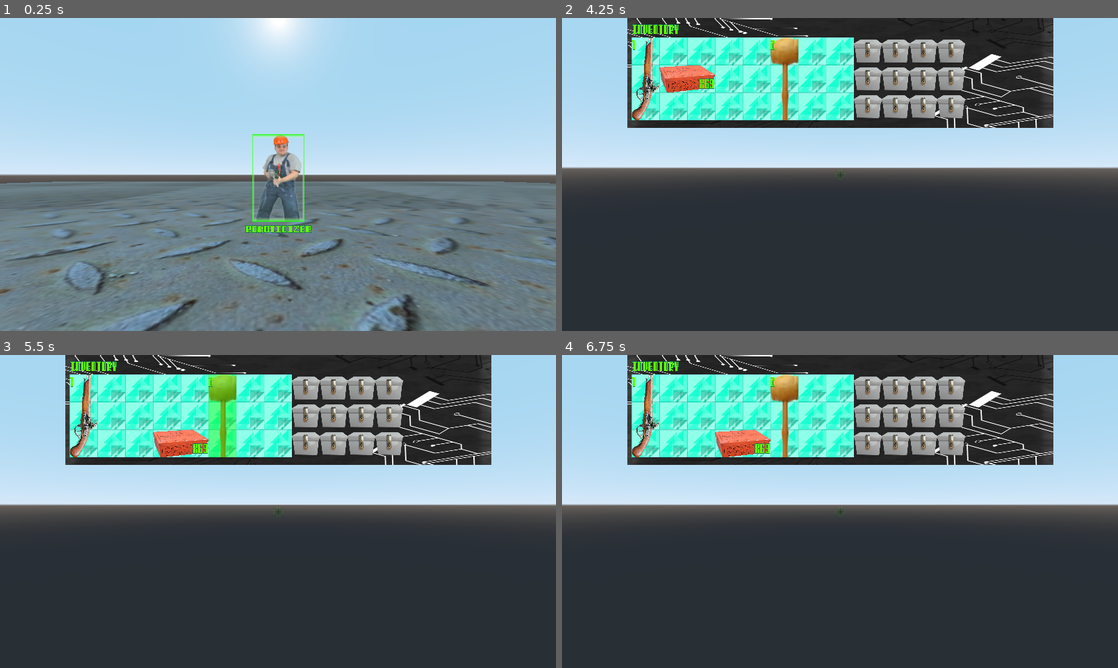
Above: before the commit, frames 1-4 (two rows, left to right).
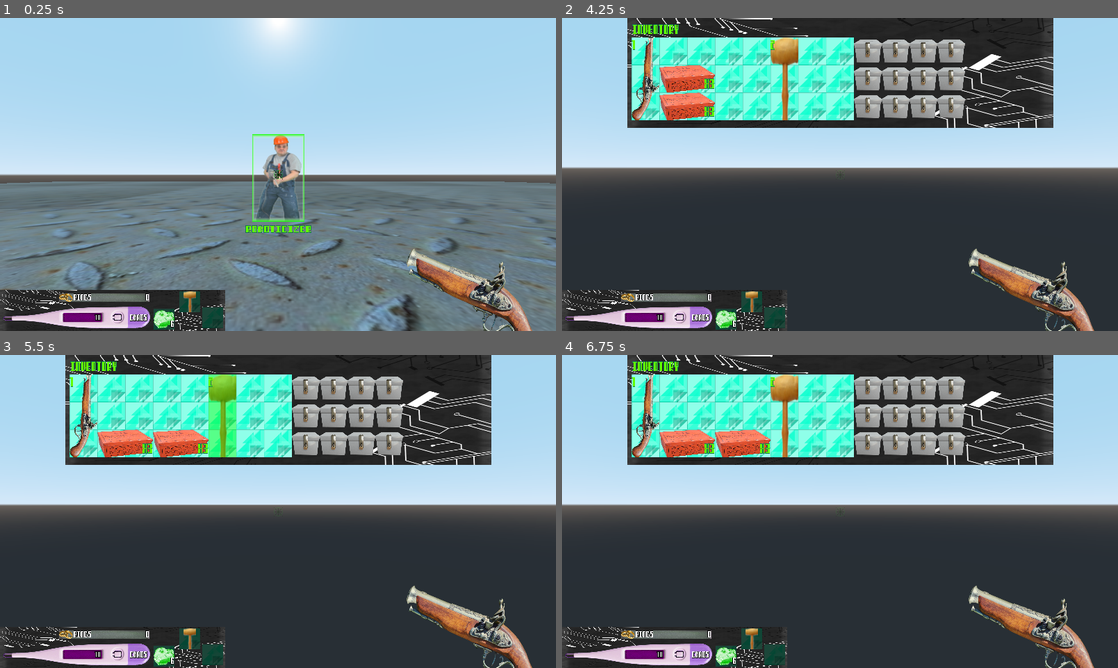
Above: after the commit, the same moments.

Repository: HauntedBees/Out-of-Stock-Jam
Game: Godot game, scene res://Testbench.tscn
Same seed, same stepped clock (60 frames per second), same inputs: the game is played once before the commit and once after it.
Inputs (mouse positions are in pixels of both pictures, inside the frame that each line leads up to):
- Up to frame 1 (0.25 s): no input
- Up to frame 2 (4.25 s): move the mouse to (867, 174) at 0.52 s; hold W (move_forward) from 0.53 s (still down); click (867, 174) at 0.6 s; move the mouse to (812, 174) at 1.27 s; click (812, 174) at 1.35 s; move the mouse to (851, 168) at 2.02 s; click (851, 168) at 2.1 s; move the mouse to (834, 180) at 2.77 s; click (834, 180) at 2.85 s; tap Enter at 3.5 s; move the mouse to (878, 177) at 3.52 s; click (878, 177) at 3.6 s; tap Tab (toggle_inventory) at 4.15 s
- Up to frame 3 (5.5 s): release W (move_forward) at 4.25 s; drag from (122, 414) to (194, 433) at 4.27 s; move the mouse to (222, 414) at 5.02 s; hold S (move_backward) from 5.03 s (still down); click (222, 414) at 5.1 s
- Up to frame 4 (6.75 s): release S (move_backward) at 5.75 s; tap Space at 5.75 s; drag from (673, 386) to (728, 527) at 5.77 s; move the mouse to (962, 495) at 6.52 s; hold W (move_forward) from 6.53 s (still down); click (962, 495) at 6.6 s

The runs differ from the first frame. In frame 1, 7.3% of the frame differs, in the area x 0-96%, y 48-100%; in frame 2, 5.1%; in frame 3, 5.1%; in frame 4, 5.1%.

Commit message:
HUD, item stacking, weapon switching

Diff:
--- a/Game/Entities/Item.gd
+++ b/Game/Entities/Item.gd
@@ -7,12 +7,12 @@
 var size:Vector2
 var amount:int
 var position:Vector2
-var rotate:bool
 var stackable:bool
 var equippable:bool
+var uses_ammo:bool
 
 func _init(type:String, texture:String, size:Vector2, position := Vector2.ZERO, amount := 1,
-			rotate := false, stackable := true, equippable := false):
+			stackable := true, equippable := false, uses_ammo := true):
 	var rng := RandomNumberGenerator.new()
 	rng.randomize()
 	id = rng.randi_range(1, 10000)
@@ -21,9 +21,9 @@
 	self.size = size
 	self.amount = amount
 	self.position = position
-	self.rotate = rotate
 	self.stackable = stackable
 	self.equippable = equippable
+	self.uses_ammo = uses_ammo
 
 func equip_index() -> int:
 	var item_positions := []
@@ -39,8 +39,9 @@
 	if a.x == b.x: return a.y < b.y
 	else: return a.x < b.x
 
-func overlaps_item(i:Item, new_position:Vector2 = Vector2(-1, -1)) -> bool:
+func overlaps_item(i:Item, new_position:Vector2 = Vector2(-1, -1), alert_on_overlap := false) -> bool:
 	if i.id == id: return false
+	if i.type == type && stackable && !alert_on_overlap: return false
 	var p := i.position if new_position.x < 0 else new_position
 	for dx in size.x:
 		for dy in size.y:
--- a/Game/Entities/PlayerInfo.gd
+++ b/Game/Entities/PlayerInfo.gd
@@ -5,13 +5,38 @@
 const INV_WIDTH := 12
 const INV_HEIGHT := 3
 
-var inv_is_dragging := false
+var rings := 0
+var chaos_energy := 10
+var max_chaos_energy := 10
+var emerald_shards := 6
 
 var drag_to_move := true
 var inventory_rows := 8
 
+var inv_is_dragging := false
+
 var inventory := [
-	Item.new("PistolAmmo", "Weapons/PistolAmmo.png", Vector2(2, 1), Vector2(1, 1), 69),
-	Item.new("Hammer", "Weapons/Hammer.png", Vector2(1, 3), Vector2(5, 0), 1, false, false, true),
-	Item.new("Pistol", "Weapons/Pistol.png", Vector2(1, 3), Vector2(0, 0), 1, true, false, true)
+	Item.new("PistolAmmo", "Weapons/PistolAmmo.png", Vector2(2, 1), Vector2(1, 1), 3),
+	Item.new("PistolAmmo", "Weapons/PistolAmmo.png", Vector2(2, 1), Vector2(1, 2), 3),
+	Item.new("Hammer", "Weapons/Hammer.png", Vector2(1, 3), Vector2(5, 0), 1, false, true, false),
+	Item.new("Pistol", "Weapons/Pistol.png", Vector2(1, 3), Vector2(0, 0), 1, false, true)
 ]
+var current_weapon:Item = inventory[2]
+
+func get_ammo(type := "") -> int:
+	if type == "": type = current_weapon.type
+	var amount := 0
+	for i in inventory:
+		if i.type == ("%sAmmo" % type): amount += i.amount
+	return amount
+
+func reduce_ammo(type := ""):
+	if type == "": type = current_weapon.type
+	for i in inventory.size():
+		var item:Item = inventory[i]
+		if item.type != ("%sAmmo" % type): continue
+		item.amount -= 1
+		if item.amount <= 0:
+			inventory.remove(i)
+		get_tree().call_group("equip_monitor", "update_ammo")
+		return
--- /dev/null
+++ b/Game/HUD/BWTheme.tres
@@ -0,0 +1,16 @@
+[gd_resource type="Theme" load_steps=4 format=2]
+
+[ext_resource path="res://Assets/Computer Speak v0.3.ttf" type="DynamicFontData" id=1]
+
+[sub_resource type="DynamicFont" id=1]
+size = 28
+outline_size = 2
+outline_color = Color( 0, 0, 0, 1 )
+font_data = ExtResource( 1 )
+
+[sub_resource type="DynamicFont" id=2]
+font_data = ExtResource( 1 )
+
+[resource]
+default_font = SubResource( 2 )
+Label/fonts/font = SubResource( 1 )
--- a/Game/HUD/Inventory.gd
+++ b/Game/HUD/Inventory.gd
@@ -14,19 +14,32 @@
 			var xy:TextureRect = ref_tile.duplicate()
 			xy.rect_position = PlayerInfo.INV_OFFSET + PlayerInfo.INV_DELTA * Vector2(x, y)
 			add_child(xy)
+	_draw_items()
+
+func _draw_items():
 	for i in PlayerInfo.inventory:
 		var ii:InventoryItem = item.instance()
 		ii.rect_position = PlayerInfo.INV_OFFSET + PlayerInfo.INV_DELTA * i["position"]
 		ii.connect("equip_position_changed", self, "_refresh_equip_positions")
+		ii.connect("remove_item", self, "_remove_item", [i])
 		ii.set_item(i)
 		items.append(ii)
 		add_child(ii)
+
+func _remove_item(i:Item):
+	PlayerInfo.inventory.erase(i)
+	refresh_items()
+
+func refresh_items():
+	for ii in items: remove_child(ii)
+	items = []
+	_draw_items()
 
 func _refresh_equip_positions():
 	for i in items:
 		i.set_equip_order()
 
-func get_equipment(idx:int) -> String:
+func get_equipment(idx:int) -> Item:
 	for i in items:
-		if i.equip_order == idx: return i.info.type
-	return ""
+		if i.equip_order == idx: return i.info
+	return null
--- a/Game/HUD/InventoryItem.gd
+++ b/Game/HUD/InventoryItem.gd
@@ -2,6 +2,7 @@
 extends Control
 
 signal equip_position_changed()
+signal remove_item()
 
 const CAN_MOVE := Color(0, 1, 0, 0.5)
 const CANT_MOVE := Color(1, 0, 0, 0.5)
@@ -21,9 +22,6 @@
 func set_item(i:Item): info = i
 func _ready():
 	rect_size = 96 * info.size
-	if info.rotate:
-		rect_size = Vector2(rect_size.y, rect_size.x)
-		for f in [item, movehighlight, highlight, shadow]: f.rect_rotation = 90
 	item.rect_size = rect_size
 	shadow.rect_size = rect_size
 	item.texture = load("res://Textures/%s" % info.texture)
@@ -61,6 +59,11 @@
 	shadow.visible = false
 	movehighlight.visible = false
 	if _is_valid_move_location():
+		if info.stackable:
+			var potential_merge := _get_potential_stack()
+			if potential_merge != null:
+				_merge_items(potential_merge)
+				return
 		info.position = _get_shifted_location()
 		rect_position = PlayerInfo.INV_OFFSET + PlayerInfo.INV_DELTA * info.position
 	shadow.rect_position = Vector2.ZERO
@@ -86,6 +89,16 @@
 		if i.overlaps_item(info, current_position): return false
 	return true
 
+func _get_potential_stack() -> Item:
+	var current_position := _get_shifted_location()
+	for i in PlayerInfo.inventory:
+		if i.overlaps_item(info, current_position, true): return i
+	return null
+
+func _merge_items(target:Item):
+	target.amount += info.amount
+	emit_signal("remove_item")
+
 func _get_shifted_location() -> Vector2:
 	return ((rect_position + shadow.rect_position - PlayerInfo.INV_OFFSET) / PlayerInfo.INV_DELTA).round()
 
--- a/Game/Player.gd
+++ b/Game/Player.gd
@@ -9,10 +9,12 @@
 var velocity := Vector3()
 var direction := Vector3()
 
+onready var player_stats := $HUD/LeftHUD
 onready var inventory := $HUD/Inventory
 onready var weapon:Weapon = $HUD/Weapon
 onready var vision:Spatial = $Vision
 onready var camera:Camera = $Vision/Camera
+onready var crosshair:TextureRect = $HUD/Crosshair
 var MOUSE_SENSITIVITY := -0.15
 
 var in_inventory := false
@@ -32,10 +34,15 @@
 	var from := camera.project_ray_origin(center)
 	var to := from + camera.project_ray_normal(center) * 100.0
 	var res := get_viewport().world.direct_space_state.intersect_ray(from, to)
-	if !res.has("collider"): return
-	var body: PhysicsBody = res["collider"]
-	if !(body is Entity):  return
-	(body as Entity).show_highlight()
+	if res.has("collider"):
+		var body:PhysicsBody = res["collider"]
+		if body is Entity:
+			(body as Entity).show_highlight()
+			var dist := (body.transform.origin - transform.origin).length()
+			if dist <= weapon.attack_range:
+				crosshair.modulate.a = 1
+				return
+	else: crosshair.modulate.a = 0.25
 
 func _handle_input():
 	var movement := Vector2()
@@ -73,6 +80,7 @@
 		pass
 	if event.is_action_pressed("toggle_inventory"):
 		in_inventory = !in_inventory
+		if in_inventory: inventory.refresh_items()
 		inventory.visible = in_inventory
 		Input.set_mouse_mode(Input.MOUSE_MODE_VISIBLE if in_inventory else Input.MOUSE_MODE_CAPTURED)
 	_handle_equip_switch(event)
@@ -87,6 +95,7 @@
 func _handle_equip_switch(event:InputEvent):
 	for i in range(0, 10):
 		if !event.is_action_pressed("equip%s" % i): continue
-		var item:String = inventory.get_equipment(i)
-		if item == "": return
-		weapon.set_weapon(item)
+		var item:Item = inventory.get_equipment(i)
+		if item == null: return
+		PlayerInfo.current_weapon = item
+		get_tree().call_group("equip_monitor", "update_weapon")
--- a/Game/Player.tscn
+++ b/Game/Player.tscn
@@ -1,9 +1,18 @@
-[gd_scene load_steps=8 format=2]
+[gd_scene load_steps=17 format=2]
 
 [ext_resource path="res://Player.gd" type="Script" id=1]
-[ext_resource path="res://Weapons/Weapon.tscn" type="PackedScene" id=2]
+[ext_resource path="res://Textures/Weapons/Hammer.png" type="Texture" id=2]
 [ext_resource path="res://Textures/HUD/crosshair.png" type="Texture" id=3]
+[ext_resource path="res://Textures/HUD/Inventory.jpg" type="Texture" id=4]
 [ext_resource path="res://HUD/Inventory.tscn" type="PackedScene" id=5]
+[ext_resource path="res://Textures/HUD/Chaos.png" type="Texture" id=6]
+[ext_resource path="res://Textures/HUD/Rings.png" type="Texture" id=7]
+[ext_resource path="res://HUD/BWTheme.tres" type="Theme" id=8]
+[ext_resource path="res://Textures/HUD/Progress.png" type="Texture" id=9]
+[ext_resource path="res://Textures/HUD/InventorySlot.png" type="Texture" id=10]
+[ext_resource path="res://Textures/HUD/EmeraldShard.png" type="Texture" id=11]
+[ext_resource path="res://PlayerStatsHUD.gd" type="Script" id=12]
+[ext_resource path="res://Weapons/Weapon.tscn" type="PackedScene" id=13]
 
 [sub_resource type="CapsuleShape" id=1]
 radius = 0.560811
@@ -38,7 +47,7 @@
 }
 
 [node name="Crosshair" type="TextureRect" parent="HUD"]
-modulate = Color( 1, 1, 1, 0.45098 )
+modulate = Color( 1, 1, 1, 0.501961 )
 anchor_left = 0.5
 anchor_top = 0.5
 anchor_right = 0.5
@@ -54,10 +63,213 @@
 "_edit_use_anchors_": false
 }
 
-[node name="Weapon" parent="HUD" instance=ExtResource( 2 )]
+[node name="Weapon" parent="HUD" groups=["equip_monitor"] instance=ExtResource( 13 )]
 
 [node name="Inventory" parent="HUD" instance=ExtResource( 5 )]
 visible = false
+
+[node name="LeftHUD" type="TextureRect" parent="HUD" groups=["equip_monitor"]]
+anchor_top = 1.0
+anchor_bottom = 1.0
+margin_top = -176.0
+margin_right = 1036.0
+margin_bottom = 12.0
+rect_scale = Vector2( 0.75, 0.75 )
+rect_pivot_offset = Vector2( 0, 141 )
+texture = ExtResource( 4 )
+expand = true
+script = ExtResource( 12 )
+__meta__ = {
+"_edit_use_anchors_": false
+}
+
+[node name="HealthChaos" type="TextureRect" parent="HUD/LeftHUD"]
+margin_left = 13.3333
+margin_top = 75.6666
+margin_right = 689.333
+margin_bottom = 175.667
+texture = ExtResource( 6 )
+__meta__ = {
+"_edit_use_anchors_": false
+}
+
+[node name="ChaosLabel" type="Label" parent="HUD/LeftHUD/HealthChaos"]
+margin_left = 572.0
+margin_top = 14.0
+margin_right = 676.0
+margin_bottom = 89.0
+theme = ExtResource( 8 )
+text = "CHAOS"
+align = 1
+valign = 1
+__meta__ = {
+"_edit_use_anchors_": false
+}
+
+[node name="ChaosBar" type="TextureProgress" parent="HUD/LeftHUD/HealthChaos"]
+modulate = Color( 0.992157, 0, 1, 1 )
+margin_left = 275.0
+margin_top = 30.0
+margin_right = 454.0
+margin_bottom = 70.0
+value = 100.0
+texture_progress = ExtResource( 9 )
+__meta__ = {
+"_edit_use_anchors_": false
+}
+
+[node name="ChaosAmount" type="Label" parent="HUD/LeftHUD/HealthChaos"]
+margin_left = 354.667
+margin_top = 16.6667
+margin_right = 458.667
+margin_bottom = 91.6667
+rect_scale = Vector2( 0.9, 0.9 )
+theme = ExtResource( 8 )
+text = "5"
+align = 2
+valign = 1
+__meta__ = {
+"_edit_use_anchors_": false
+}
+
+[node name="Rings" type="TextureRect" parent="HUD/LeftHUD"]
+margin_left = 268.0
+margin_top = 14.0
+margin_right = 685.0
+margin_bottom = 54.0
+texture = ExtResource( 9 )
+expand = true
+__meta__ = {
+"_edit_use_anchors_": false
+}
+
+[node name="HealthAmount" type="Label" parent="HUD/LeftHUD/Rings"]
+anchor_left = 1.0
+anchor_top = 0.5
+anchor_right = 1.0
+anchor_bottom = 0.5
+margin_left = -104.0
+margin_top = -37.5
+margin_bottom = 37.5
+theme = ExtResource( 8 )
+text = "100"
+align = 2
+valign = 1
+__meta__ = {
+"_edit_use_anchors_": false
+}
+
+[node name="RingsLabel" type="Label" parent="HUD/LeftHUD/Rings"]
+anchor_top = 0.5
+anchor_bottom = 0.5
+margin_left = 69.3333
+margin_top = -37.6667
+margin_right = 152.333
+margin_bottom = 37.3333
+theme = ExtResource( 8 )
+text = "RINGS"
+align = 1
+valign = 1
+__meta__ = {
+"_edit_use_anchors_": false
+}
+
+[node name="RingsIcon" type="TextureRect" parent="HUD/LeftHUD/Rings"]
+margin_right = 64.0
+margin_bottom = 40.0
+texture = ExtResource( 7 )
+expand = true
+
+[node name="Shards" type="Control" parent="HUD/LeftHUD"]
+margin_left = 705.333
+margin_top = 86.3334
+margin_right = 801.333
+margin_bottom = 182.333
+__meta__ = {
+"_edit_use_anchors_": false
+}
+
+[node name="BG" type="TextureRect" parent="HUD/LeftHUD/Shards"]
+modulate = Color( 0.196078, 0.27451, 0.243137, 1 )
+margin_right = 96.0
+margin_bottom = 96.0
+texture = ExtResource( 10 )
+expand = true
+__meta__ = {
+"_edit_use_anchors_": false
+}
+
+[node name="ShardImg" type="TextureRect" parent="HUD/LeftHUD/Shards"]
+margin_right = 96.0
+margin_bottom = 96.0
+texture = ExtResource( 11 )
+expand = true
+__meta__ = {
+"_edit_use_anchors_": false
+}
+
+[node name="ShardAmount" type="Label" parent="HUD/LeftHUD/Shards"]
+anchor_left = 1.0
+anchor_top = 1.0
+anchor_right = 1.0
+anchor_bottom = 1.0
+margin_left = -40.0
+margin_top = -51.0
+theme = ExtResource( 8 )
+text = "5"
+align = 2
+valign = 2
+
+[node name="Weapon" type="Control" parent="HUD/LeftHUD"]
+margin_left = 822.667
+margin_top = 5.0
+margin_right = 918.667
+margin_bottom = 101.0
+
+[node name="BG" type="TextureRect" parent="HUD/LeftHUD/Weapon"]
+modulate = Color( 0.196078, 0.27451, 0.243137, 1 )
+margin_right = 96.0
+margin_bottom = 96.0
+texture = ExtResource( 10 )
+expand = true
+__meta__ = {
+"_edit_use_anchors_": false
+}
+
+[node name="Texture" type="TextureRect" parent="HUD/LeftHUD/Weapon"]
+margin_right = 96.0
+margin_bottom = 96.0
+texture = ExtResource( 2 )
+expand = true
+stretch_mode = 6
+
+[node name="Ammo" type="Label" parent="HUD/LeftHUD/Weapon"]
+anchor_left = 1.0
+anchor_top = 1.0
+anchor_right = 1.0
+anchor_bottom = 1.0
+margin_left = -80.0
+margin_top = -51.0
+theme = ExtResource( 8 )
+text = "42000"
+align = 2
+valign = 2
+
+[node name="Power" type="Control" parent="HUD/LeftHUD"]
+margin_left = 929.333
+margin_top = 78.3334
+margin_right = 1025.33
+margin_bottom = 174.333
+
+[node name="BG" type="TextureRect" parent="HUD/LeftHUD/Power"]
+modulate = Color( 0.196078, 0.27451, 0.243137, 1 )
+margin_right = 96.0
+margin_bottom = 96.0
+texture = ExtResource( 10 )
+expand = true
+__meta__ = {
+"_edit_use_anchors_": false
+}
 
 [node name="DebugModel" type="MeshInstance" parent="."]
 transform = Transform( 1, 0, 0, 0, -4.37114e-08, -1, 0, 1, -4.37114e-08, 0, 0.968006, 0 )
--- /dev/null
+++ b/Game/PlayerStatsHUD.gd
@@ -0,0 +1,25 @@
+extends TextureRect
+
+onready var ring_count := $Rings/HealthAmount
+onready var chaos_count := $HealthChaos/ChaosAmount
+onready var chaos_bar := $HealthChaos/ChaosBar
+onready var shard_amount := $Shards/ShardAmount
+onready var weapon_texture := $Weapon/Texture
+onready var weapon_ammo := $Weapon/Ammo
+
+func _ready():
+	ring_count.text = String(PlayerInfo.rings)
+	chaos_count.text = String(PlayerInfo.chaos_energy)
+	chaos_bar.value = 100.0 * PlayerInfo.chaos_energy / PlayerInfo.max_chaos_energy
+	shard_amount.text = String(PlayerInfo.emerald_shards)
+	update_weapon()
+
+func update_weapon():
+	weapon_texture.texture = load("res://Textures/%s" % PlayerInfo.current_weapon.texture)
+	update_ammo()
+
+func update_ammo():
+	if PlayerInfo.current_weapon.uses_ammo:
+		weapon_ammo.visible = true
+		weapon_ammo.text = String(PlayerInfo.get_ammo())
+	else: weapon_ammo.visible = false
--- a/Game/Weapons/Weapon.gd
+++ b/Game/Weapons/Weapon.gd
@@ -9,14 +9,16 @@
 		"animation": "Melee",
 		"cooldown": 0.3,
 		"pushback": 300.0,
-		"range": 5.0
+		"range": 4.0,
+		"uses_ammo": false
 	},
 	"Pistol": {
 		"blast_position": Vector2(-652, -426),
 		"animation": "Shoot",
 		"cooldown": 0.5,
 		"pushback": 100.0,
-		"range": 30.0
+		"range": 30.0,
+		"uses_ammo": true
 	}
 }
 
@@ -24,7 +26,7 @@
 export(float) var cooldown := 0.5
 export(float) var attack_range := 50.0
 export(float) var pushback := 2.0
-export(int) var ammo := 0
+export(bool) var uses_ammo := false
 
 onready var camera:Camera = get_viewport().get_camera()
 onready var anim:AnimationPlayer = $AnimationPlayer
@@ -32,6 +34,7 @@
 var current_weapon := ""
 var cooldown_remaining := 0.0
 
+func update_weapon(): set_weapon(PlayerInfo.current_weapon.type)
 func set_weapon(weapon:String):
 	if current_weapon == weapon: return
 	var prev_weapon := current_weapon
@@ -41,7 +44,7 @@
 	attack_animation = w["animation"]
 	pushback = w["pushback"]
 	attack_range = w["range"]
-	# TODO: ammo
+	uses_ammo = w["uses_ammo"]
 	if w.has("blast_position"):
 		blast.margin_left = w["blast_position"].x
 		blast.margin_bottom = w["blast_position"].y
@@ -64,6 +67,10 @@
 	cooldown_remaining -= delta
 	if Input.get_mouse_mode() != Input.MOUSE_MODE_CAPTURED || !Input.is_action_just_pressed("action"): return
 	if cooldown_remaining > 0.0: return
+	if uses_ammo:
+		var ammo := PlayerInfo.get_ammo()
+		if ammo <= 0: return
+		PlayerInfo.reduce_ammo()
 	cooldown_remaining = cooldown
 	anim.play(attack_animation)
 	var center := get_viewport().size / 2
--- a/Game/Weapons/Weapon.tscn
+++ b/Game/Weapons/Weapon.tscn
@@ -151,22 +151,26 @@
 anchor_top = 1.0
 anchor_right = 1.0
 anchor_bottom = 1.0
-margin_left = 1627.0
-margin_top = 1042.0
-margin_right = 1744.0
-margin_bottom = 1140.0
+margin_left = -293.0
+margin_top = -38.0
+margin_right = -176.0
+margin_bottom = 60.0
 __meta__ = {
 "_edit_use_anchors_": false
 }
 
 [node name="Pistol" type="TextureRect" parent="Weapon"]
-margin_left = -179.0
-margin_top = -318.0
-margin_right = 374.0
-margin_bottom = -42.0
-rect_rotation = 18.4423
+margin_left = -291.0
+margin_top = -22.0
+margin_right = 16.0
+margin_bottom = 136.0
+rect_rotation = -69.7
+rect_scale = Vector2( 1, 3.32 )
 texture = ExtResource( 2 )
 expand = true
+__meta__ = {
+"_edit_use_anchors_": false
+}
 
 [node name="Hammer" type="TextureRect" parent="Weapon"]
 margin_left = -194.0
Binary file added: Game/Textures/HUD/Chaos.png
Not shown, added: Game/Textures/HUD/Chaos.png.import
Binary file added: Game/Textures/HUD/EmeraldShard.png
Not shown, added: Game/Textures/HUD/EmeraldShard.png.import
Binary file added: Game/Textures/HUD/Health.png
Not shown, added: Game/Textures/HUD/Health.png.import
Binary file added: Game/Textures/HUD/Progress.png
Not shown, added: Game/Textures/HUD/Progress.png.import
Binary file added: Game/Textures/HUD/Rings.png
Not shown, added: Game/Textures/HUD/Rings.png.import
Binary file changed: Game/Textures/Weapons/Pistol.png
Not shown, changed: Assets/Images Used.txt
